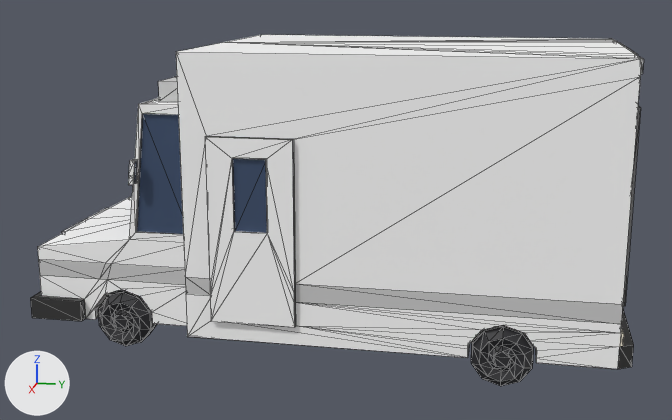
A saved change to the glTF model public/models/cars/ambulance.glb.
Rendered twice from a camera (50 mm lens) standing at (9.64, 1.91, 3.69) and looking at (0.03, -0.01, 1.28). Every picture has the same lights, and +X, +Y and +Z are marked at lower left. The picture after the commit comes second. Mesh edges are drawn as thin lines. Where no turn or scale is listed for an object, it has been applied to the vertices. Vertices at exactly the same position are counted once.

The scene before the commit, as lines of its bpy script (objects in view):
```python
me_glass = bpy.data.meshes.new('glass')
me_glass.from_pydata(...)  # 62 vertices, 48 faces; spans x -1.46..1.46, y -2.39..2.39, z -0.91..0.91
me_glass.materials.append(mat_carglass)
me_trim = bpy.data.meshes.new('trim')
me_trim.from_pydata(...)  # 128 vertices, 152 faces; spans x -1.49..1.49, y -3.0..3.0, z -1.16..1.16
me_trim.materials.append(mat_carglass)
me_tyre = bpy.data.meshes.new('tyre')
me_tyre.from_pydata(...)  # 360 vertices, 704 faces; spans x -0.67..0.67, y -1.0..1.0, z -0.13..0.13
me_tyre.materials.append(mat_carglass)
ob_glass = bpy.data.objects.new('glass', me_glass)
ob_glass.location = (0.0, 0.522, 2.148)
ob_trim = bpy.data.objects.new('trim', me_trim)
ob_trim.location = (0.0, 0.0, 1.437)
ob_tyre = bpy.data.objects.new('tyre', me_tyre)
ob_tyre.location = (-0.005, -0.092, 0.296)
ob_tyre.scale = (2.21, 2.21, 2.21)
# also in view: 'paint' at (0.0, -0.03, 1.67)
```
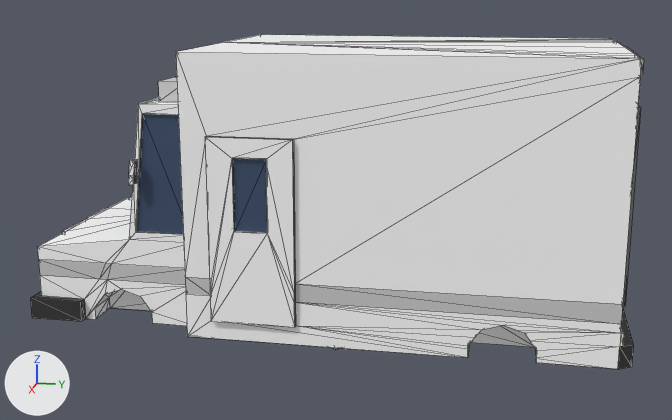
Patch to the scene script:
```diff
--- a/public/models/cars/ambulance.glb.py
+++ b/public/models/cars/ambulance.glb.py
@@ me_tyre @@
 # used by ob_tyre; location = (-0.005, -0.092, 0.296); scale = (2.21, 2.21, 2.21)
-me_tyre.from_pydata(...)  # 360 vertices, 704 faces; spans x -0.67..0.67, y -1.0..1.0, z -0.13..0.13
+me_tyre.from_pydata(...)  # 90 vertices, 176 faces; spans x -0.67..0.67, y -0.95..0.95, z -1.0..1.0
+# me_tyre part 1: the loose piece of 90 vertices spanning x 0.49..0.67, y 0.75..1.0, z -0.13..0.13 is deleted
+# me_tyre part 2: the loose piece of 90 vertices spanning x 0.39..0.56, y -1.0..-0.74, z -0.13..0.13 is deleted
+# other edits to the shape of me_tyre do not show in these pictures
 me_tyre.materials.append(mat_carglass)
@@ ob_tyre @@
 ob_tyre = bpy.data.objects.new('tyre', me_tyre)
-ob_tyre.location = (-0.005, -0.092, 0.296)
-ob_tyre.scale = (2.21, 2.21, 2.21)
+ob_tyre.location = (0.0, 0.0, 0.0)
+ob_tyre.scale = (0.296, 0.296, 0.296)
```

Changed parts and their boxes (x1, y1, x2, y2) in the pictures (672 x 420 px):
'tyre', reshaped, moved, rescaled (not visible afterwards)
    before: (98, 290, 533, 386)
part 1 of me_tyre, deleted
    before: (471, 325, 533, 386)
part 2 of me_tyre, deleted
    before: (98, 290, 157, 346)
